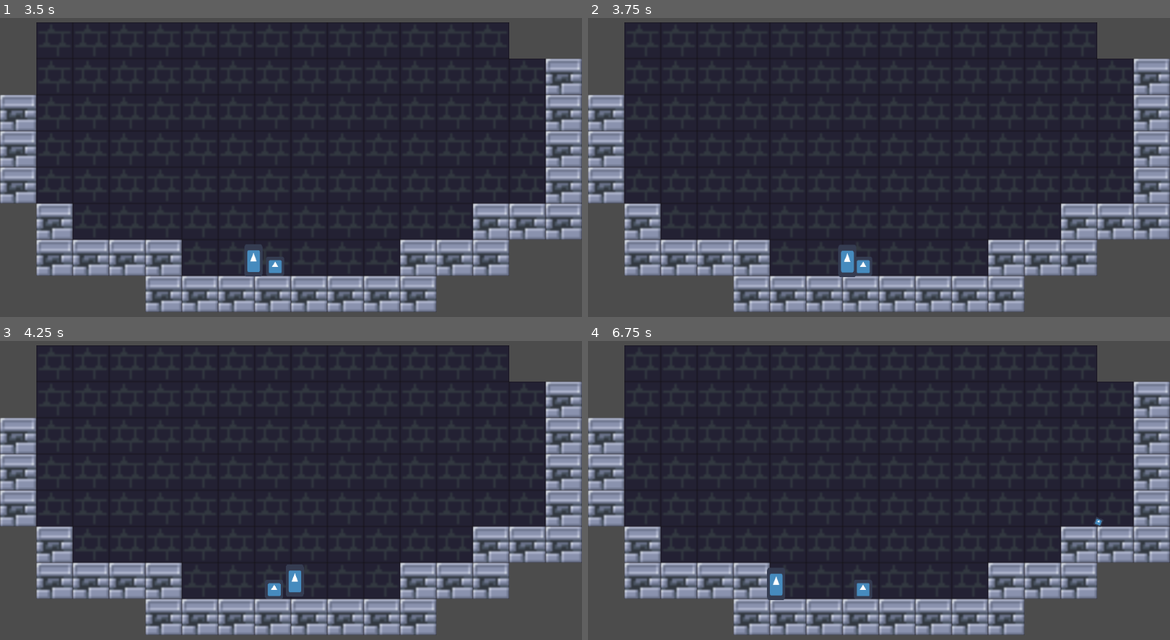
Above: before the commit, frames 1-4 (two rows, left to right).
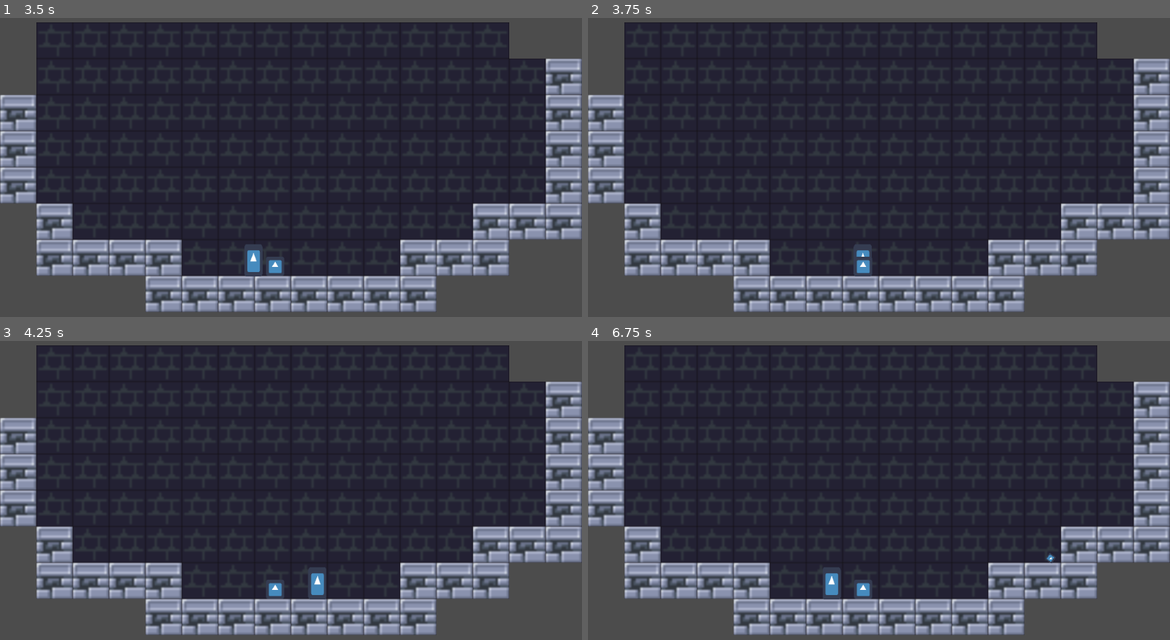
Above: after the commit, the same moments.

Repository: FavouredFool/special-disco
Game: Godot game, scene res://Scenes/Main.tscn
The game is run twice, just before and just after one commit, with the same random seed, the same clock (stepped at 60 frames per second) and the same inputs. The engine's default icon, where the game draws it, is replaced by a stand-in: a white triangle on a blue panel in a dark square.
Inputs (mouse positions are in pixels of both pictures, inside the frame that each line leads up to):
- Up to frame 1 (3.5 s): tap Enter at 0.5 s; move the mouse to (419, 137) at 0.52 s; hold D (move_right) 0.53-2.03 s; click (419, 137) at 0.67 s; tap Space (jump) at 0.77, 1.52, 3.02 s; move the mouse to (174, 173) at 1.27 s; move the mouse to (349, 80) at 2.02 s; hold A (move_left) 2.03-2.78 s; move the mouse to (261, 224) at 2.77 s; hold D (move_right) from 2.78 s (still down); click (261, 224) at 2.92 s
- Up to frame 2 (3.75 s): keep holding D (move_right); move the mouse to (1053, 206) at 3.52 s
- Up to frame 3 (4.25 s): keep holding D (move_right); tap Space (jump) at 3.77 s
- Up to frame 4 (6.75 s): move the mouse to (704, 427) at 4.27 s; release D (move_right) at 4.28 s; hold A (move_left) 4.28-5.03 s; tap Space (jump) at 4.52, 6.02 s; move the mouse to (908, 478) at 5.02 s; hold D (move_right) 5.03-5.78 s; click (908, 478) at 5.17 s; move the mouse to (791, 394) at 5.77 s; hold A (move_left) from 5.78 s (still down); move the mouse to (1007, 460) at 6.52 s

Frame 1 is identical in both runs. In frame 2, 0.4% of the frame differs, in the area x 43-49%, y 75-87%; in frame 3, 0.6%; in frame 4, 0.7%, in the area x 30-89%, y 58-87%.

Commit message:
feat: Disabled Dog collision

Diff:
--- a/Scenes/Dog.tscn
+++ b/Scenes/Dog.tscn
@@ -7,7 +7,8 @@
 extents = Vector2( 17, 17 )
 
 [node name="Dog" type="KinematicBody2D"]
-collision_mask = 3
+collision_layer = 4
+collision_mask = 2
 collision/safe_margin = 1.0
 script = ExtResource( 2 )
 speed = 100.0
